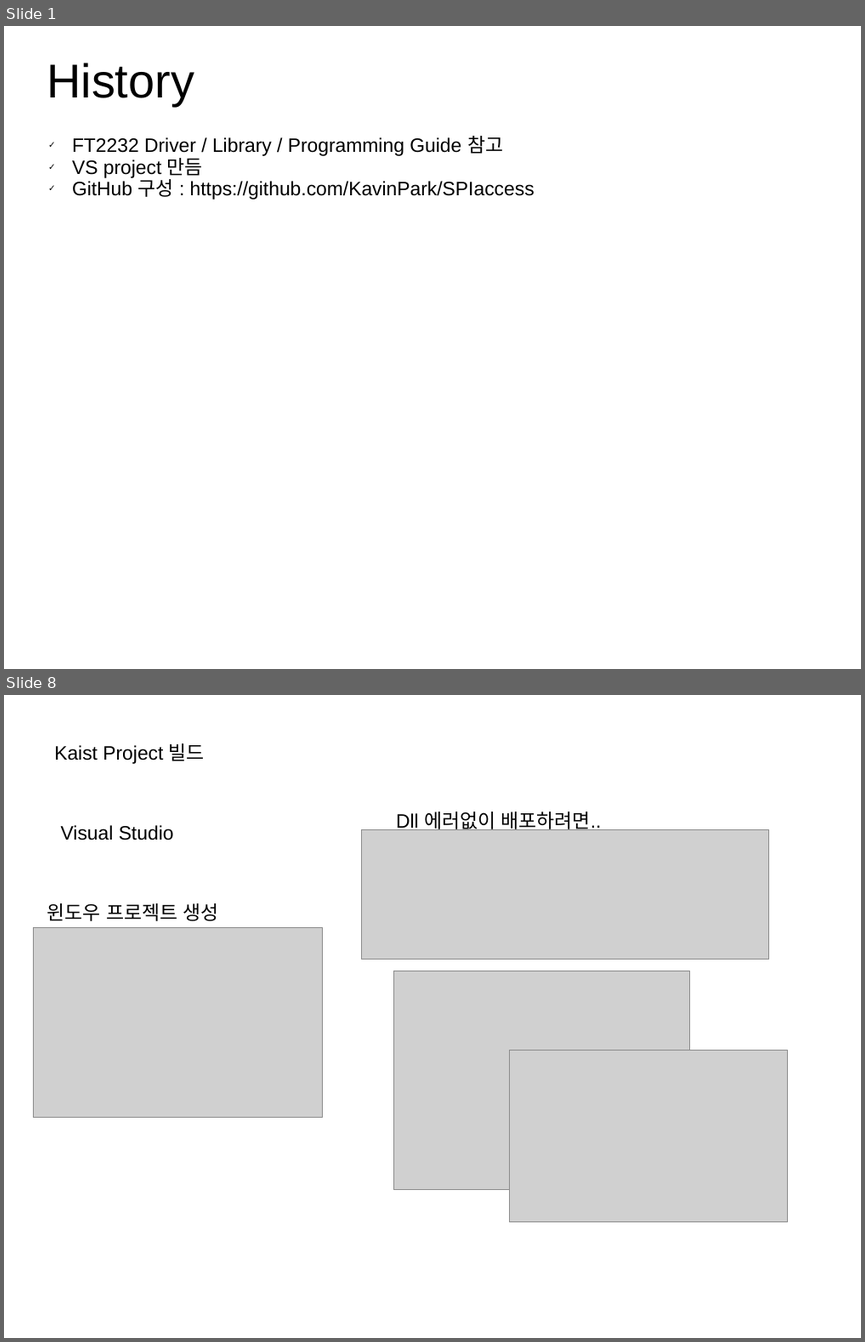
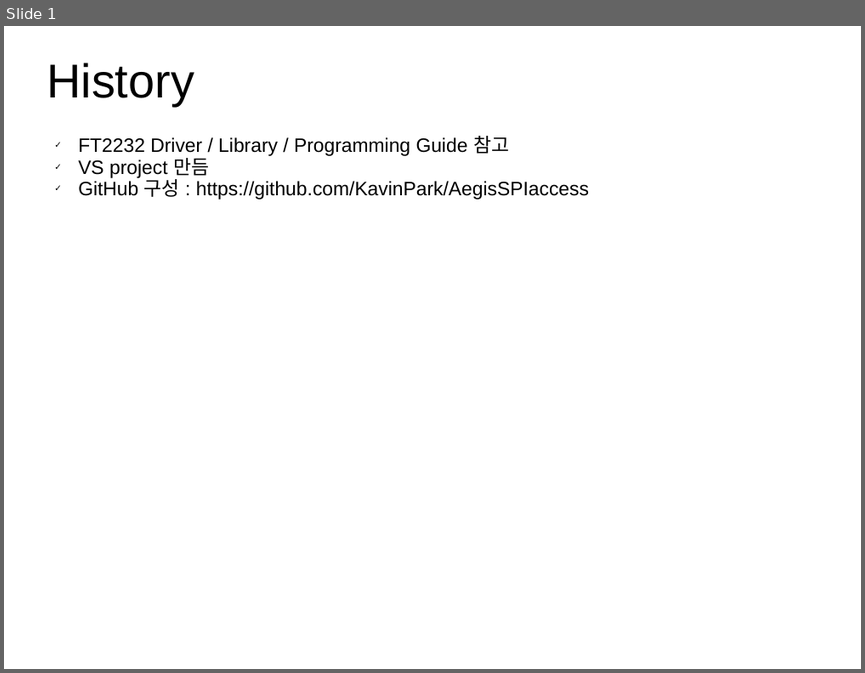
Before and after one commit to KavinPark/AegisSPIaccess, a slide deck: AegisSPI.ppt. Shown one above the other, each under a label of ours: slides 1 and 8 before the commit, slide 1 after it; the slides between them are not shown. The pictures are 865x1342 and 865x673 pixels, drawn with LibreOffice and Linux fonts; fonts in the diff are those of the drawing; grey boxes stand for pictures. Boxes give left, top, right and bottom in pixels: in the first picture for what was removed or moved away, otherwise in the second. Text is boxed around its words. In the diff, an @@ line names an element or a change of style, - is before the commit and + after.

```diff
--- a/AegisSPI.ppt
+++ b/AegisSPI.ppt
@@ slide 8 removed at <box>4,695,861,1338</box>, background #FFFFFF @@
@@ text removed at <box>54,743,205,764</box> @@
-Kaist Project 빌드
@@ text removed at <box>396,811,602,833</box> @@
-Dll 에러없이 배포하려면..
@@ text removed at <box>61,825,174,840</box> @@
-Visual Studio
@@ picture removed at <box>362,829,769,959</box> @@
@@ text removed at <box>47,903,219,921</box> @@
-윈도우 프로젝트 생성
@@ picture removed at <box>33,927,322,1117</box> @@
@@ picture removed at <box>393,970,690,1190</box> @@
@@ picture removed at <box>510,1050,788,1221</box> @@
@@ slide 1 changed as well @@
@@ text "FT2232 Driver / Library / ...": place and size @@
-text "FT2232 Driver / Library / ..." at <box>72,136,534,199</box>
+text "FT2232 Driver / Library / ..." at <box>78,136,589,199</box>
@@ text at <box>78,179,589,199</box>: text changed @@
-✓ GitHub 구성 : https://github.com/KavinPark/SPIaccess
+✓ GitHub 구성 : https://github.com/KavinPark/AegisSPIaccess
```
Also in this commit, not shown: 1 slide added, 9 other slides removed.
